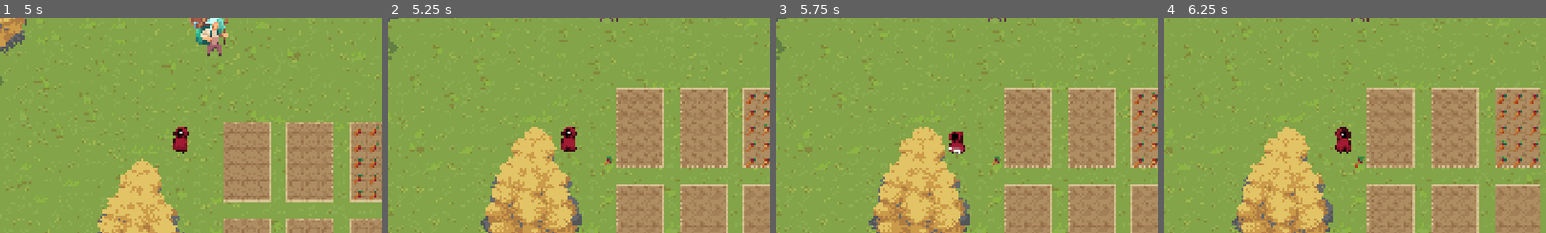
Above: before the commit, frames 1-4 (left to right).
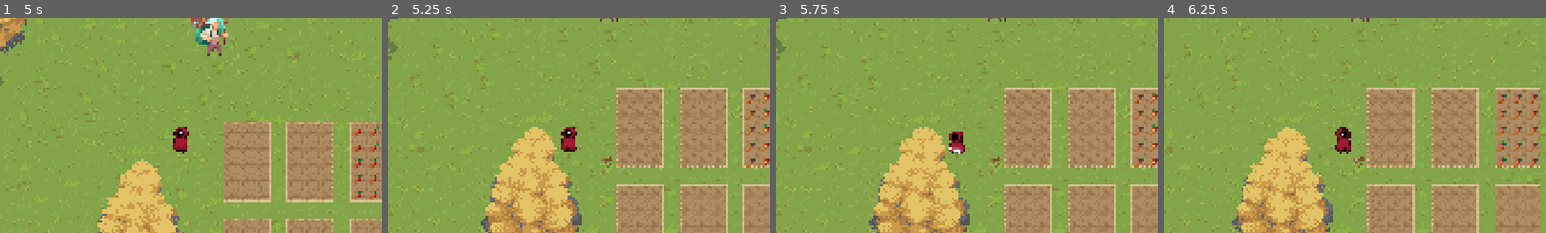
Above: after the commit, the same moments.

Repository: nxtdv/projectb_godot
Game: Godot game, scene res://scenes/main.tscn
Two runs of this game, one before a commit and one after it. Both use one fixed random seed, a clock stepped at 60 frames per second and the inputs below.
Inputs (mouse positions are % of the whole screen's width and height, from its top left):
- Up to frame 1 (5 s): move the mouse to (72, 45) at 0.52 s; hold D (Right) 0.53-1.28 s; click (72, 45) at 0.6 s; move the mouse to (30, 55) at 1.27 s; hold S (Down) 1.28-2.03 s; tap E (Interact) at 1.35, 4.35 s; move the mouse to (60, 28) at 2.02 s; hold D (Right) 2.03-2.78 s; hold Shift (Sprint) 2.03-2.78 s; move the mouse to (45, 70) at 2.77 s; hold W (Up) 2.78-3.53 s; tap P (place_object) at 2.85 s; click (45, 70) at 2.92 s; move the mouse to (80, 65) at 3.52 s; hold A (Left) from 3.53 s (still down); click (80, 65) at 3.6 s; move the mouse to (20, 35) at 4.27 s
- Up to frame 2 (5.25 s): move the mouse to (55, 50) at 5.02 s; release A (Left) at 5.03 s; hold S (Down) from 5.03 s (still down); hold Shift (Sprint) from 5.03 s (still down); click (55, 50) at 5.17 s
- Up to frame 3 (5.75 s): keep holding S (Down); keep holding Shift (Sprint)
- Up to frame 4 (6.25 s): move the mouse to (35, 25) at 5.77 s; release S (Down) at 5.78 s; release Shift (Sprint) at 5.78 s; hold D (Right) from 5.78 s (still down); tap P (place_object) at 5.85 s
The pictures show only the part of the screen within x 26-76%, y 18-68%; the shares and areas given below are measured in that part.

Frame 1 is identical in both runs. In frame 2, less than 0.1% of the frame differs, in the area x 56-59%, y 64-70%; in frame 3, less than 0.1%; in frame 4, 0.1%, in the area x 49-53%, y 64-70%.

Commit message:
fix(crops): correct atlas coordinates for carrot in crop definitions

Diff:
--- a/scripts/crop_planting_cursor.gd
+++ b/scripts/crop_planting_cursor.gd
@@ -8,7 +8,7 @@
 											   "carrot": {
 												   "name": "Carrot",
 												   "source_id": 4,
-												   "atlas_coords": [Vector2i(4, 1)],
+												   "atlas_coords": [Vector2i(0, 1)],
 											   }
 										   }
 
